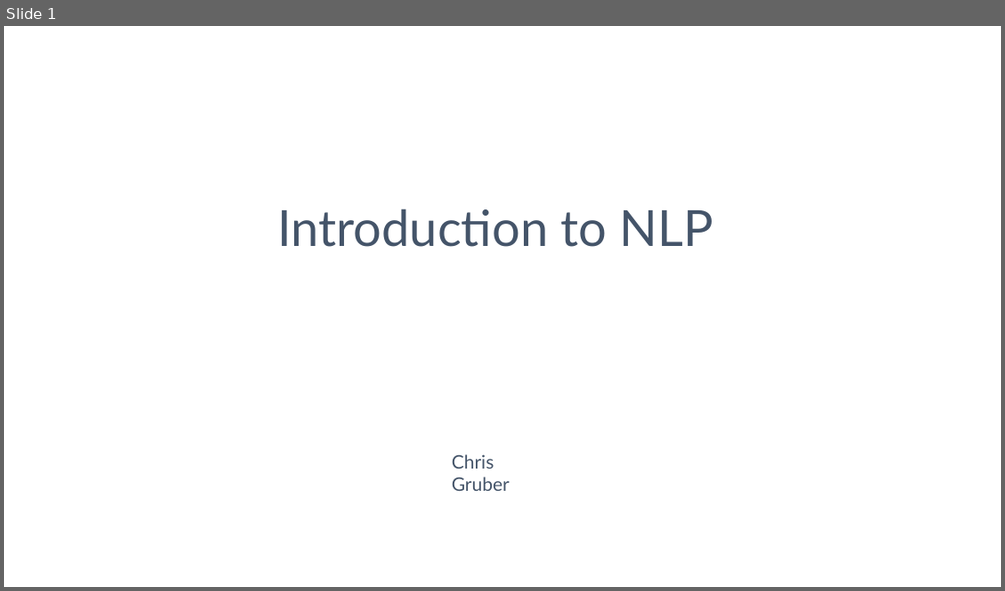
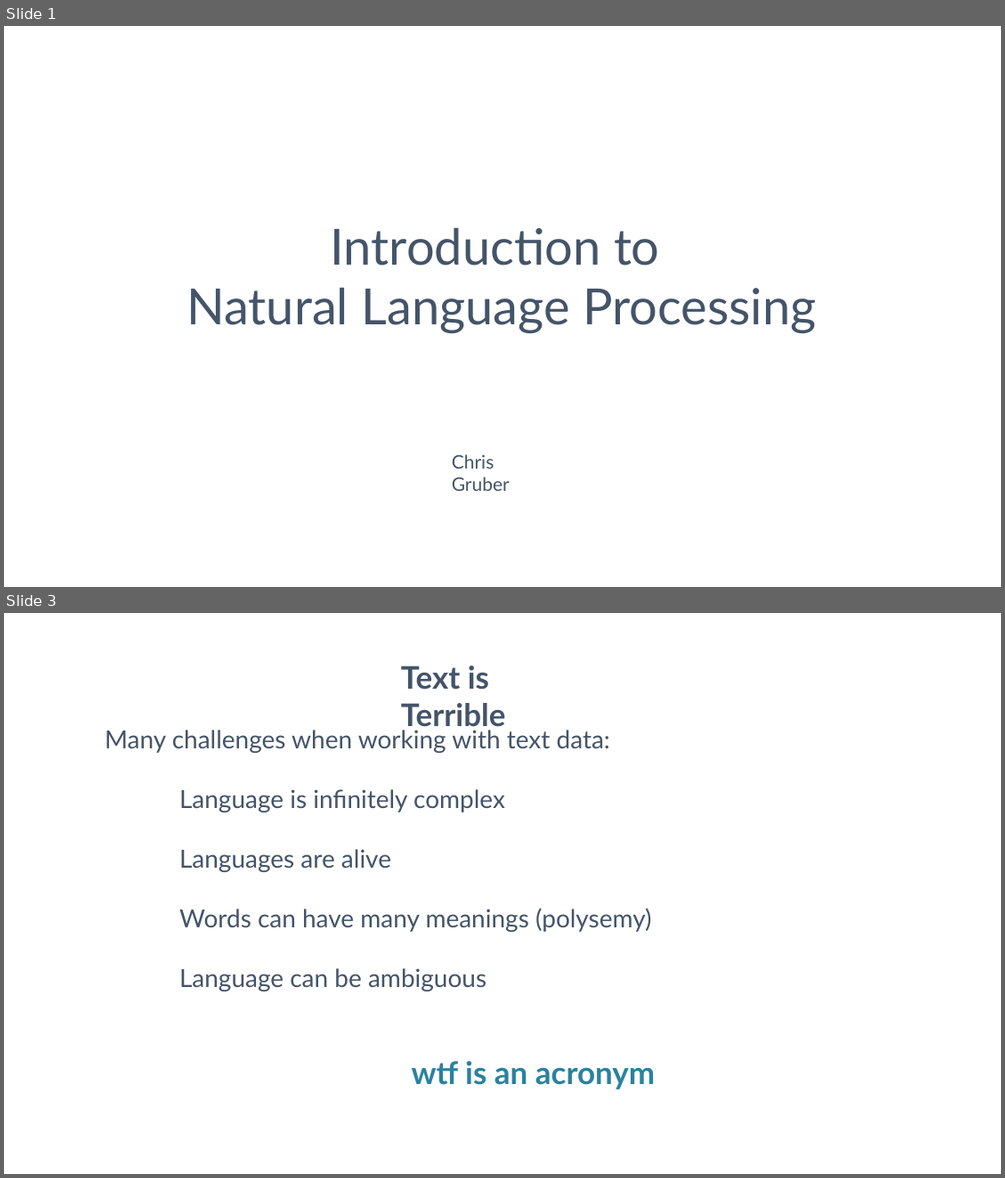
Before and after one commit to ChristopherGruber/Introduction_to_NLP, a slide deck: Introduction to NLP.odp. Shown one above the other, each under a label of ours: slide 1 before the commit, slides 1 and 3 after it; the slides between them are not shown. The pictures are 1005x591 and 1005x1178 pixels, drawn with LibreOffice and Linux fonts; fonts in the diff are those of the drawing. Boxes give left, top, right and bottom in pixels: in the first picture for what was removed or moved away, otherwise in the second. Text is boxed around its words. In the diff, an @@ line names an element or a change of style, - is before the commit and + after.

```diff
--- a/Introduction to NLP.odp
+++ b/Introduction to NLP.odp
@@ slide 3 added at <box>4,613,1001,1174</box>, background #FFFFFF @@
@@ text added at <box>401,666,506,732</box>, 60 pt, text #445469, bold @@
+Text is Terrible
@@ text added at <box>105,726,651,991</box>, 48 pt, text #445469 @@
+Many challenges when working with text data:
+Language is infinitely complex
+Languages are alive
+Words can have many meanings (polysemy)
+Language can be ambiguous
@@ text added at <box>412,1061,655,1089</box>, 60 pt, text #2B81A0, bold @@
+wtf is an acronym
@@ slide 1 changed as well @@
@@ text at <box>186,227,816,333</box>: text changed @@
-Introduction to NLP
+Introduction to
+Natural Language Processing
```
Also in this commit, not shown: 16 other slides added, 8 slides removed, 1 other file.
